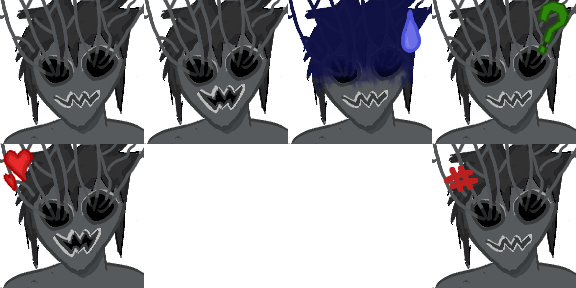
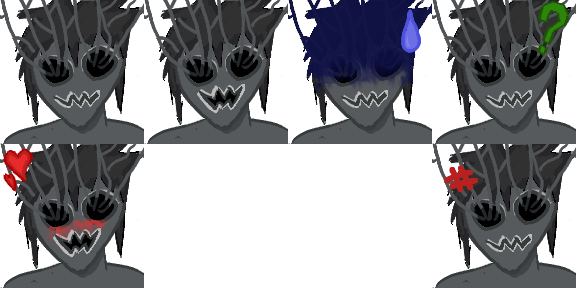
Comparing the layer stacks of the two 576 x 288 images. Changes:
added layer "blush" in group "flirty" over left=43, top=217, right=108, bottom=243
